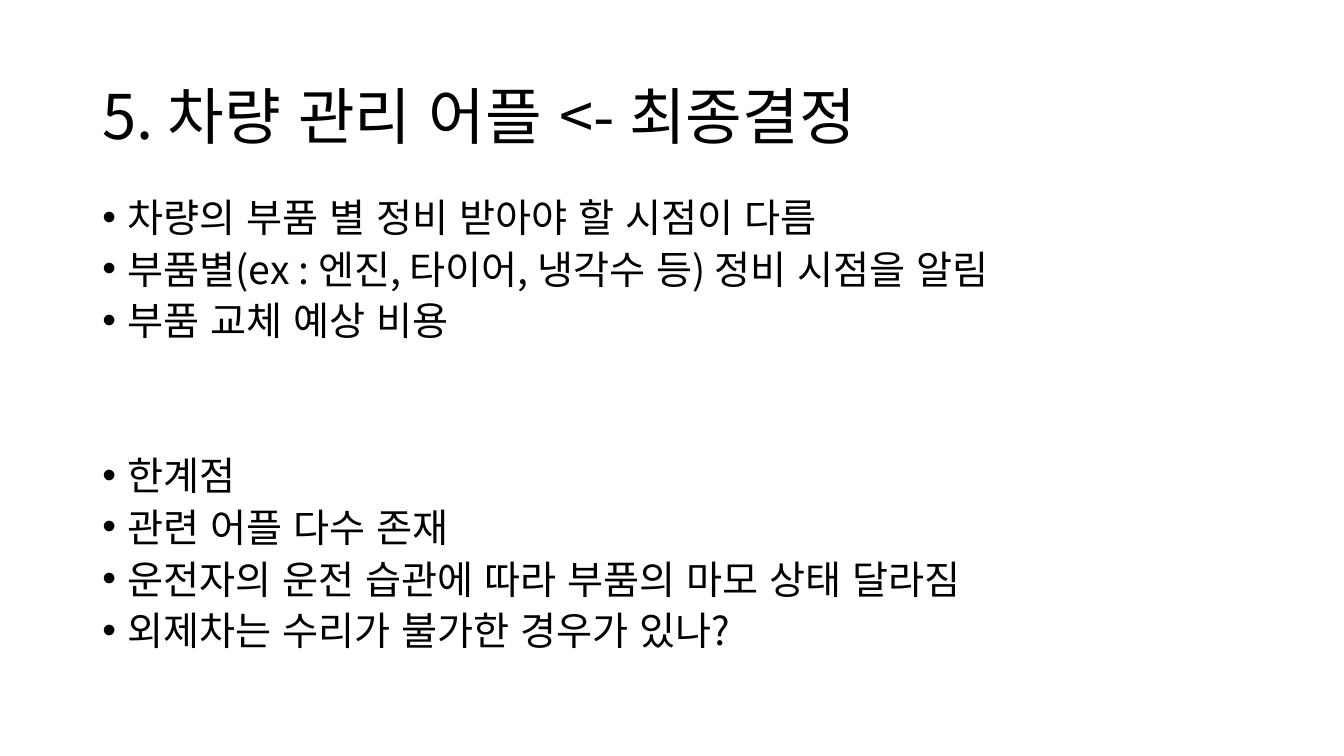
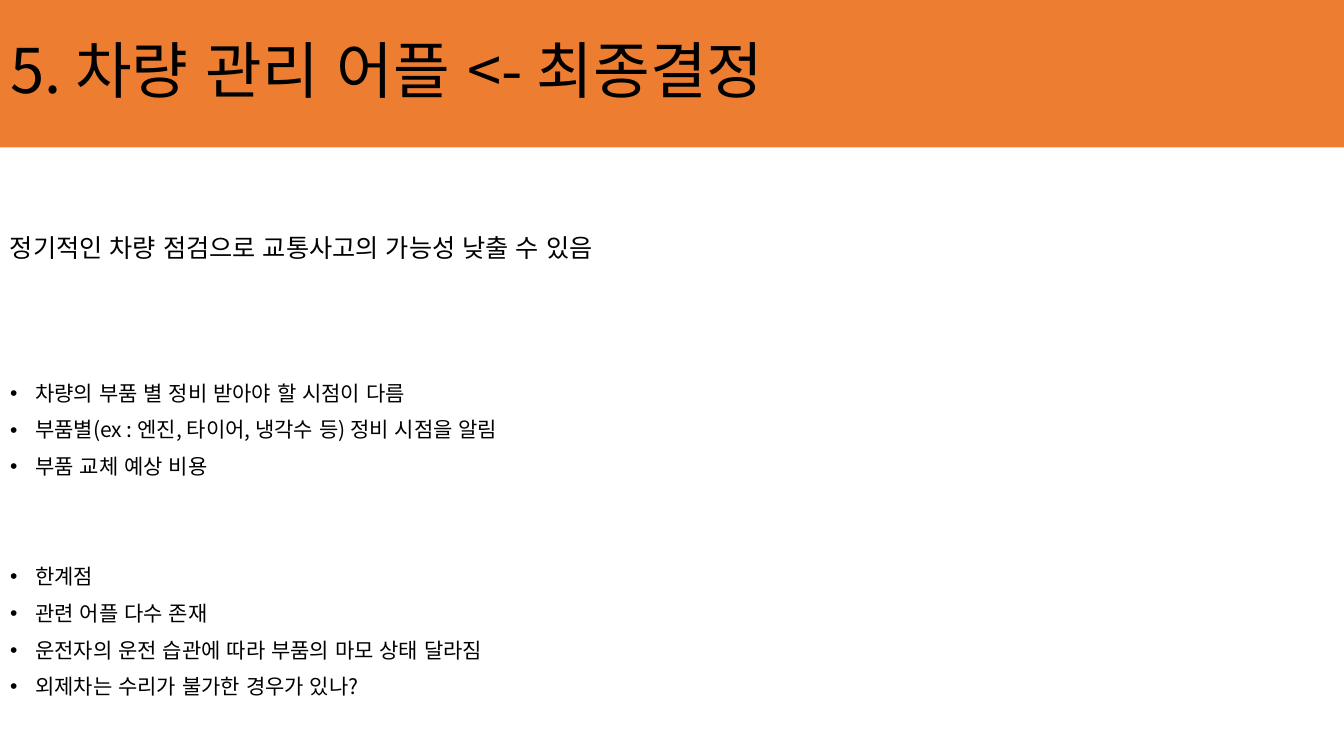
Before and after one commit to ChaeSung-Lee/DJ_InternShip, a slide deck: slide 9 of 2021_Summer/jp.hong/Project_BnC_jph.pptx (slide 10 before the commit). Drawn at 1344x756 pixels with LibreOffice and Linux fonts; fonts in the diff are those of the drawing. Boxes give left, top, right and bottom in pixels: in the first picture for what was removed or moved away, otherwise in the second. Text is boxed around its words. In the diff, an @@ line names an element or a change of style, - is before the commit and + after.

```diff
--- a/2021_Summer/jp.hong/Project_BnC_jph.pptx
+++ b/2021_Summer/jp.hong/Project_BnC_jph.pptx
@@ title "5. 차량 관리 어플 <- ..." moved from (x1=102, y1=88, x2=856, y2=144) to (x1=10, y1=42, x2=764, y2=98) @@
@@ rectangle added at (x1=0, y1=0, x2=1344, y2=147), fill #ED7D31 @@
@@ text added at (x1=10, y1=236, x2=592, y2=259), 18 pt, text #000000 @@
+정기적인 차량 점검으로 교통사고의 가능성 낮출 수 있음
@@ text "차량의 부품 별 정비 받아야 ..." moved from (x1=128, y1=199, x2=988, y2=648) to (x1=35, y1=383, x2=498, y2=696) @@
@@ text "차량의 부품 별 정비 받아야 ..." at (x1=35, y1=383, x2=498, y2=696): size 28 to 15 pt; line spacing 0.8 to 0.9 @@
```
Also in this commit, not shown: 4 other slides changed, 2 slides added, 1 slide removed, 3 other files.
